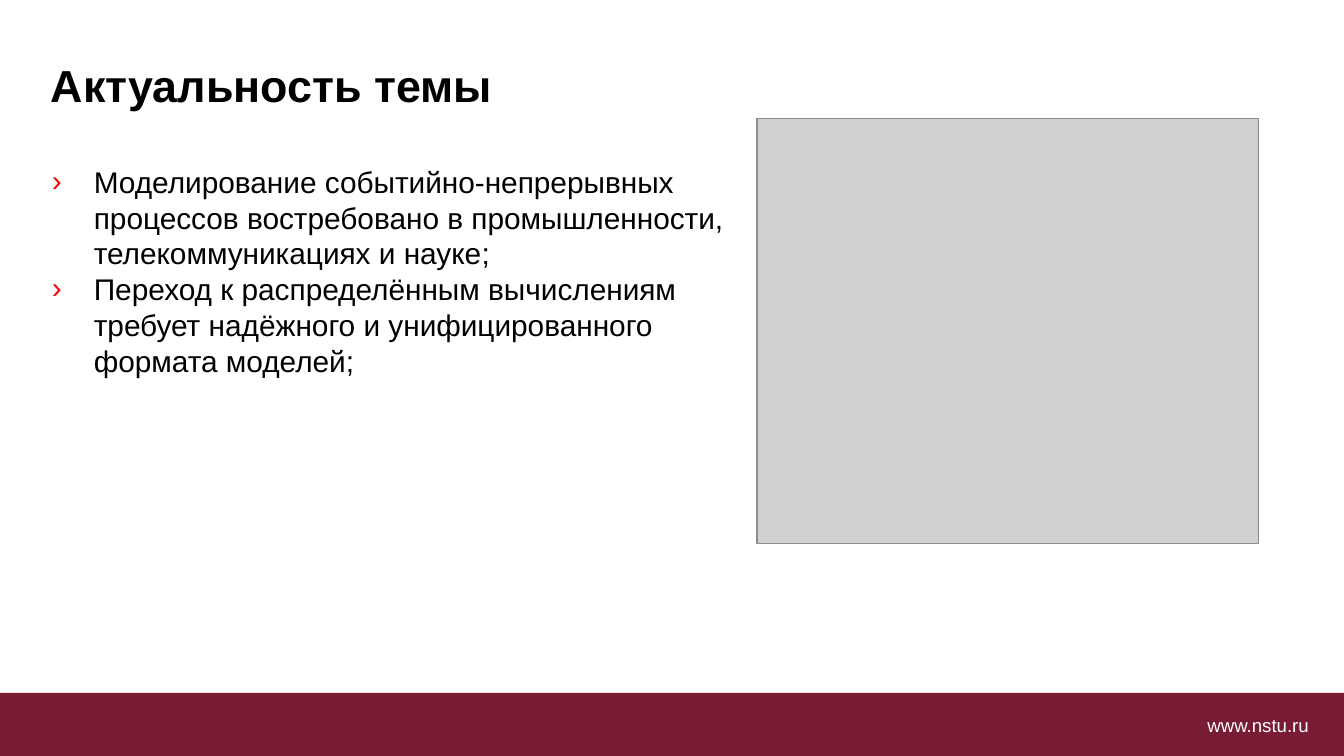
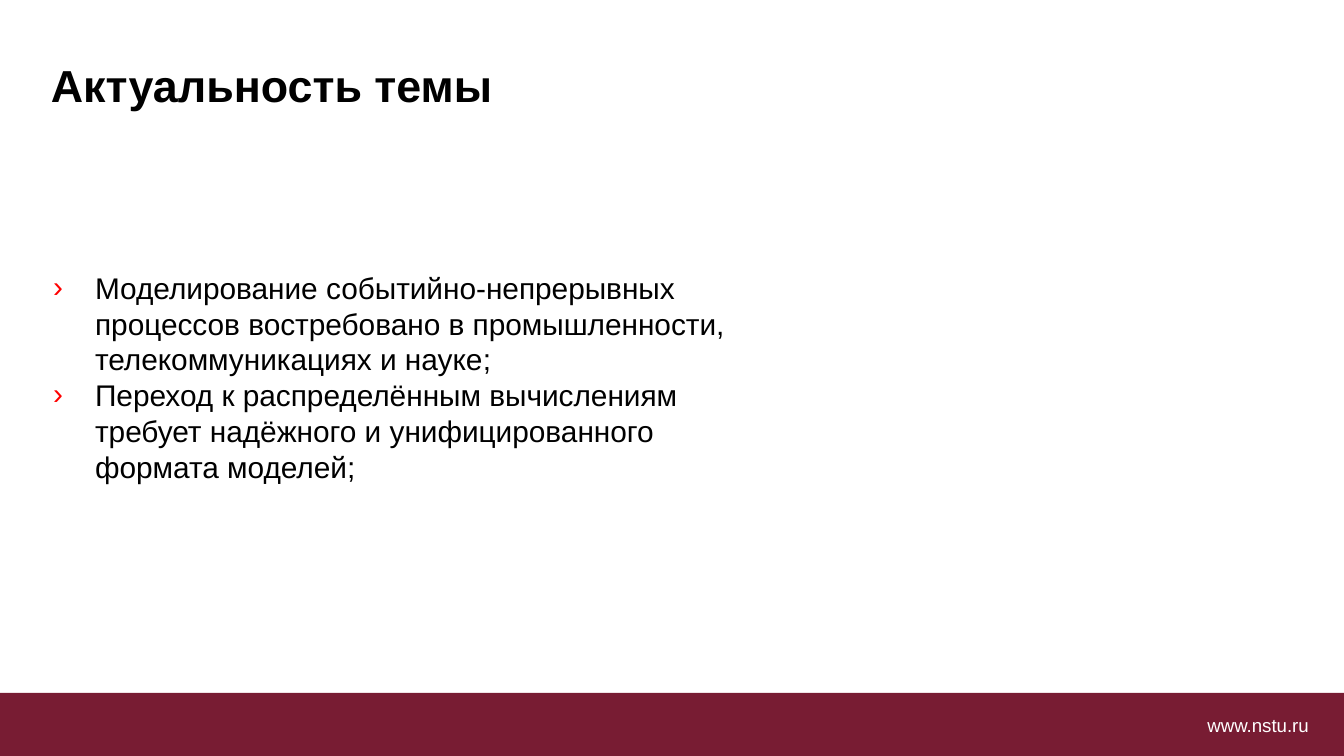
Before and after one commit to blrds/diploma, a slide deck: slide 2 of преза.pptx. Drawn at 1344x756 pixels with LibreOffice and Linux fonts; fonts in the diff are those of the drawing; grey boxes stand for pictures; background and template pictures are left out. Boxes give left, top, right and bottom in pixels: in the first picture for what was removed or moved away, otherwise in the second. Text is boxed around its words. In the diff, an @@ line names an element or a change of style, - is before the commit and + after.

```diff
--- a/преза.pptx
+++ b/преза.pptx
@@ picture removed at bbox=[757, 118, 1258, 543] @@
@@ text "Моделирование событийно-непрерывных процессов востребовано в ...": place and size @@
-text "Моделирование событийно-непрерывных процессов востребовано в ..." at bbox=[94, 171, 723, 377]
+text "Моделирование событийно-непрерывных процессов востребовано в ..." at bbox=[95, 277, 725, 483]
```
Also in this commit, not shown: 3 other slides changed, 6 slides added, 11 slides removed, 2 other files.
